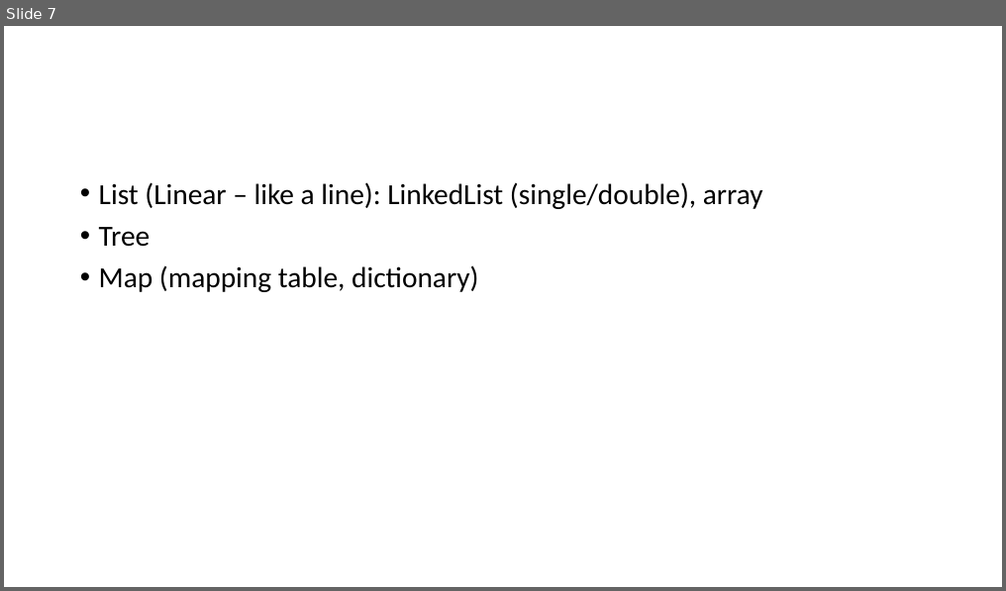
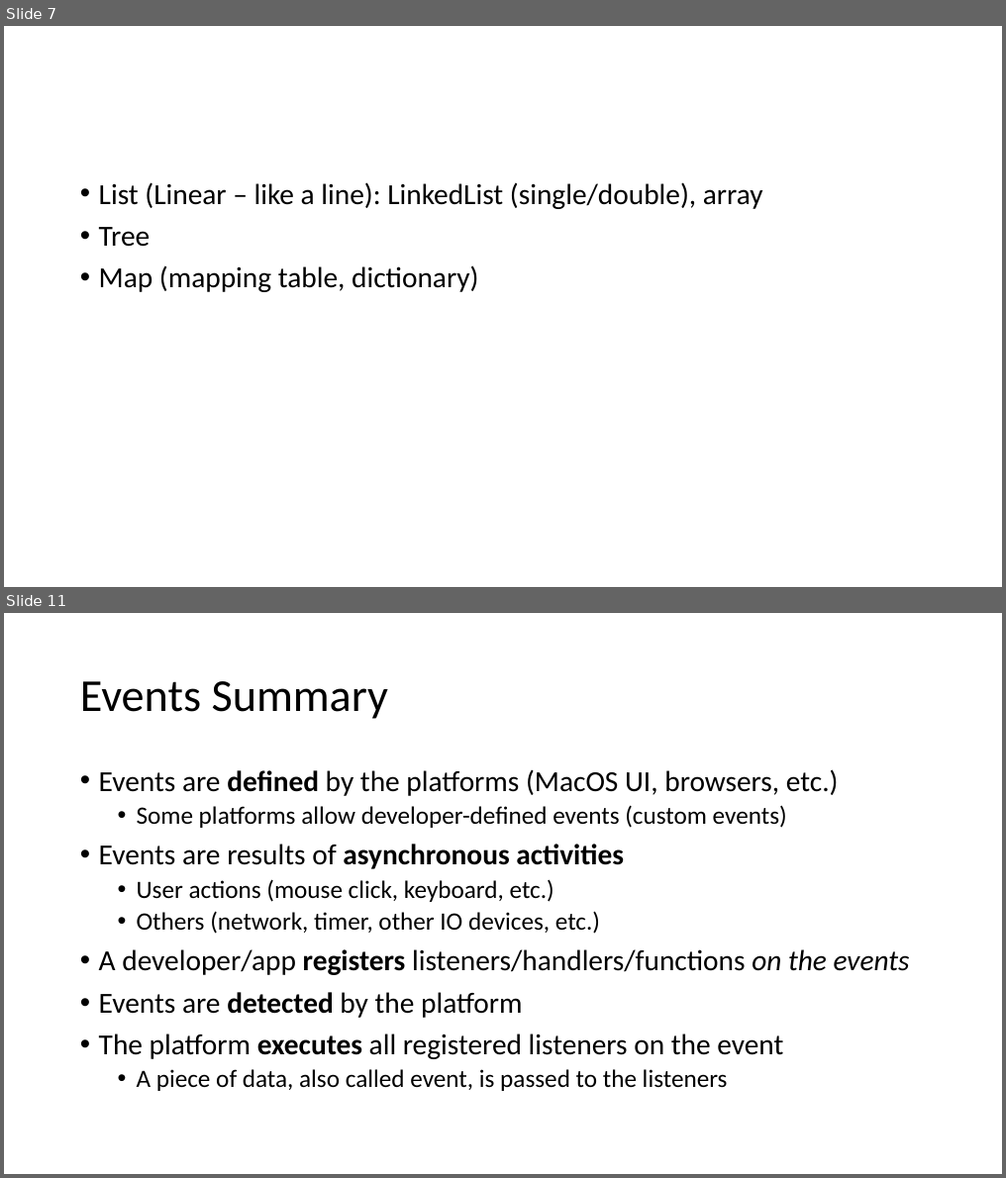
Before and after one commit to brianwhu/fun-in-js, a slide deck: documents/DataStructures.pptx. Shown one above the other, each under a label of ours: slide 7 before the commit, slides 7 and 11 after it; the slides between them are not shown. The pictures are 1006x591 and 1006x1178 pixels, drawn with LibreOffice and Linux fonts; fonts in the diff are those of the drawing. Boxes give left, top, right and bottom in pixels: in the first picture for what was removed or moved away, otherwise in the second. Text is boxed around its words. In the diff, an @@ line names an element or a change of style, - is before the commit and + after.

```diff
--- a/documents/DataStructures.pptx
+++ b/documents/DataStructures.pptx
@@ slide 11 added at (x1=4, y1=613, x2=1002, y2=1174), background #FFFFFF @@
@@ title added at (x1=80, y1=681, x2=388, y2=719), 44 pt, text #000000 @@
+Events Summary
@@ text added at (x1=99, y1=769, x2=910, y2=1091), 28 pt, text #000000 @@
+• Events are defined by the platforms (MacOS UI, browsers, etc.)
+  • Some platforms allow developer-defined events (custom events)
+• Events are results of asynchronous activities
+  • User actions (mouse click, keyboard, etc.)
+  • Others (network, timer, other IO devices, etc.)
+• A developer/app registers listeners/handlers/functions on the events
+• Events are detected by the platform
+• The platform executes all registered listeners on the event
+  • A piece of data, also called event, is passed to the listeners
```
Also in this commit, not shown: 17 other slides added, 6 other files.
